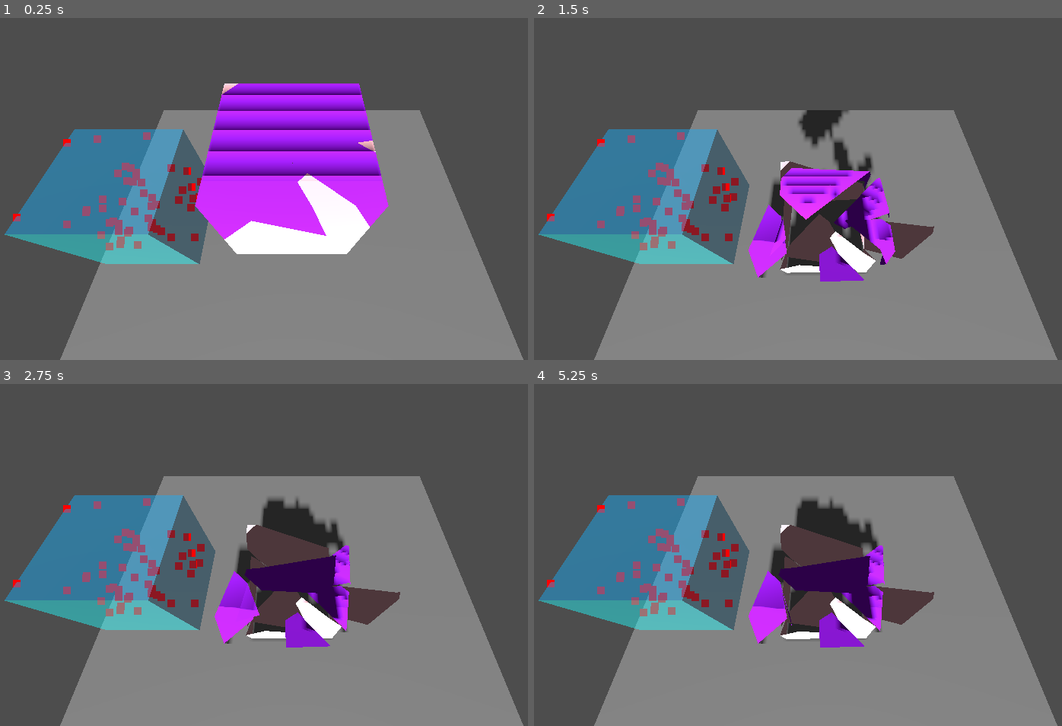
Above: before the commit, frames 1-4 (two rows, left to right).
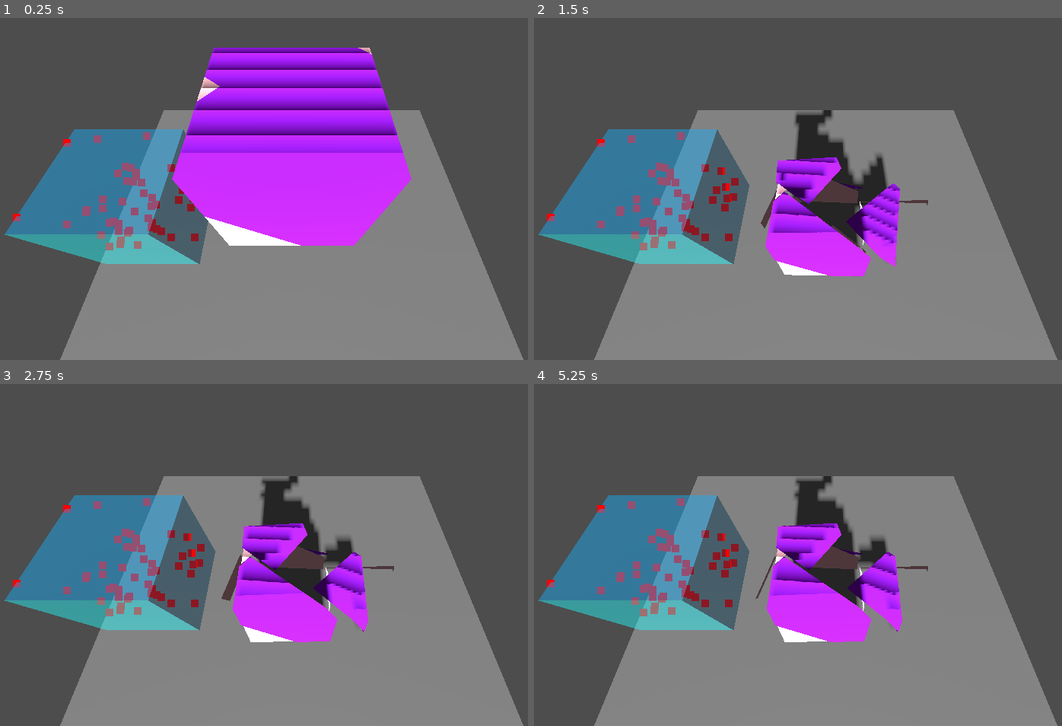
Above: after the commit, the same moments.

Repository: Rashnain/TER-2026
Game: Godot game, scene res://scenes/test.tscn
The game is run twice, just before and just after one commit, with the same random seed, the same clock (stepped at 60 frames per second) and the same inputs.
Inputs:
- Up to frame 1 (0.25 s): no input
- Up to frame 2 (1.5 s): no input
- Up to frame 3 (2.75 s): no input
- Up to frame 4 (5.25 s): tap Enter at 5 s

The runs differ from the first frame. In frame 1, 15% of the frame differs, in the area x 32-78%, y 8-70%; in frame 2, 8.2%; in frame 3, 8.4%; in frame 4, 8.5%.

Commit message:
sépare les points par morceau

Diff:
--- a/projet/ter/scenes/test.tscn
+++ b/projet/ter/scenes/test.tscn
@@ -13,6 +13,7 @@
 [sub_resource type="BoxShape3D" id="BoxShape3D_errlg"]
 
 [sub_resource type="BoxMesh" id="BoxMesh_errlg"]
+lightmap_size_hint = Vector2i(14, 21)
 
 [sub_resource type="StandardMaterial3D" id="StandardMaterial3D_bl13t"]
 transparency = 1
@@ -51,13 +52,15 @@
 [node name="Camera3D" type="Camera3D" parent="." unique_id=1427404350]
 transform = Transform3D(1, 0, 0, 0, 0.49999997, 0.8660254, 0, -0.8660254, 0.49999997, 0, 3, 1)
 
-[node name="RigidBody3D" type="RigidBody3D" parent="." unique_id=417707697]
-transform = Transform3D(1, 0, 0, 0, 1, 0, 0, 0, 1, 0, 1.744036, 0)
+[node name="Node3D" type="Node3D" parent="." unique_id=276558277]
+transform = Transform3D(1, 0, 0, 0, 1, 0, 0, 0, 1, 0, 2, 0)
 
-[node name="CollisionShape3D" type="CollisionShape3D" parent="RigidBody3D" unique_id=292209534]
+[node name="RigidBody3D" type="RigidBody3D" parent="Node3D" unique_id=417707697]
+
+[node name="CollisionShape3D" type="CollisionShape3D" parent="Node3D/RigidBody3D" unique_id=292209534]
 shape = SubResource("BoxShape3D_errlg")
 
-[node name="MeshInstance3D" type="MeshInstance3D" parent="RigidBody3D" unique_id=578243330]
+[node name="MeshInstance3D" type="MeshInstance3D" parent="Node3D/RigidBody3D" unique_id=578243330]
 mesh = SubResource("BoxMesh_errlg")
 
 [node name="aabb" type="MeshInstance3D" parent="." unique_id=804332117]
--- a/projet/ter/scripts/slicer.gd
+++ b/projet/ter/scripts/slicer.gd
@@ -1,13 +1,13 @@
 extends Node3D
 
 var aabb: AABB
-var voronoi_points: PackedVector3Array
 @onready var aabb_node: MeshInstance3D = $aabb
 @onready var points_node: Node3D = $aabb/points
 @onready var base_point: MeshInstance3D = $aabb/base_point
-@onready var mesh_to_cut: RigidBody3D = $RigidBody3D
+@onready var node_3d: Node3D = $Node3D
+@onready var mesh_to_cut: RigidBody3D = $Node3D/RigidBody3D
 
-func slice_object(mesh_instance: MeshInstance3D, depth: int):
+func slice_object(mesh_instance: MeshInstance3D, points: PackedVector3Array, depth: int):
 	#await get_tree().create_timer(0.25).timeout
 	if depth == 0:
 		return
@@ -30,7 +30,7 @@
 
 	#var plane_normal = Vector3(1, 1, 1)
 	#var plane = Plane(plane_normal)
-	var plane = plane_from_points()
+	var plane = plane_from_points(points)
 	plane.normalized()
 
 	for i in range(mdt.get_face_count()):
@@ -55,10 +55,13 @@
 	var mi3d_left := create_piece(mesh_left, mesh_instance.global_transform, mesh_instance.get_parent().linear_velocity, offset, true)
 	var mi3d_right := create_piece(mesh_right, mesh_instance.global_transform, mesh_instance.get_parent().linear_velocity, -offset, false)
 
+	var points_left := Geometry3D.clip_polygon(points, plane)
+	var points_right := Geometry3D.clip_polygon(points, -plane)
+
 	mesh_instance.get_parent().queue_free()
 
-	slice_object(mi3d_left, depth - 1)
-	slice_object(mi3d_right, depth - 1)
+	slice_object(mi3d_left, points_left, depth - 1)
+	slice_object(mi3d_right, points_right, depth - 1)
 
 func add_poly_to_st(st: SurfaceTool, poly: PackedVector3Array):
 	# fan triangulation
@@ -94,14 +97,14 @@
 	new_body.add_child(new_shape)
 	#new_body.gravity_scale = 0
 
-	add_child(new_body)
+	node_3d.add_child(new_body)
 	new_body.global_transform = t
 	new_body.global_translate(offset)
 	new_body.linear_velocity = velocity
 
 	return new_mesh_inst
 
-func sample_aabb(amount: int):
+func sample_aabb(points: PackedVector3Array, amount: int):
 	# sample random points into the aabb
 	var start := aabb.position
 	var size := aabb.size
@@ -109,32 +112,31 @@
 		var x := randf()
 		var y := randf()
 		var z := randf()
-		voronoi_points.append(Vector3(start.x + size.x * x, start.y + size.y * y, start.z + size.z * z))
+		points.append(Vector3(start.x + size.x * x, start.y + size.y * y, start.z + size.z * z))
 
-func show_points():
-	for point in voronoi_points:
+func show_points(points: PackedVector3Array):
+	for point in points:
 		var new_point := base_point.duplicate()
 		new_point.position = point
 		points_node.add_child(new_point)
 	base_point.visible = false
 
-# TODO pick points that are in the piece
-func plane_from_points() -> Plane:
+func plane_from_points(points: PackedVector3Array) -> Plane:
 	# pick two points and return a plane
-	#print(voronoi_points)
-	var plane_normal := voronoi_points[0] - voronoi_points[1]
-	voronoi_points.remove_at(0)
-	voronoi_points.remove_at(0)
-	return Plane(plane_normal)
+	if points.size() >= 2:
+		var plane_normal := points[0] - points[1]
+		points.remove_at(0)
+		points.remove_at(0)
+		return Plane(plane_normal)
+	return Plane.PLANE_XZ
 
 func _ready():
 	var mesh: MeshInstance3D = mesh_to_cut.get_node("MeshInstance3D")
+	var voronoi_points: PackedVector3Array
 	aabb = mesh.get_aabb()
 	aabb.abs()
 	aabb_node.mesh.size = aabb.size
-	print(aabb.position)
-	print(aabb.size)
-	sample_aabb(50)
-	show_points()
+	sample_aabb(voronoi_points, 50)
+	show_points(voronoi_points)
 	aabb_node.position = Vector3(-1.5, 1, 0)
-	slice_object(mesh, 4)
+	slice_object(mesh, voronoi_points, 4)
